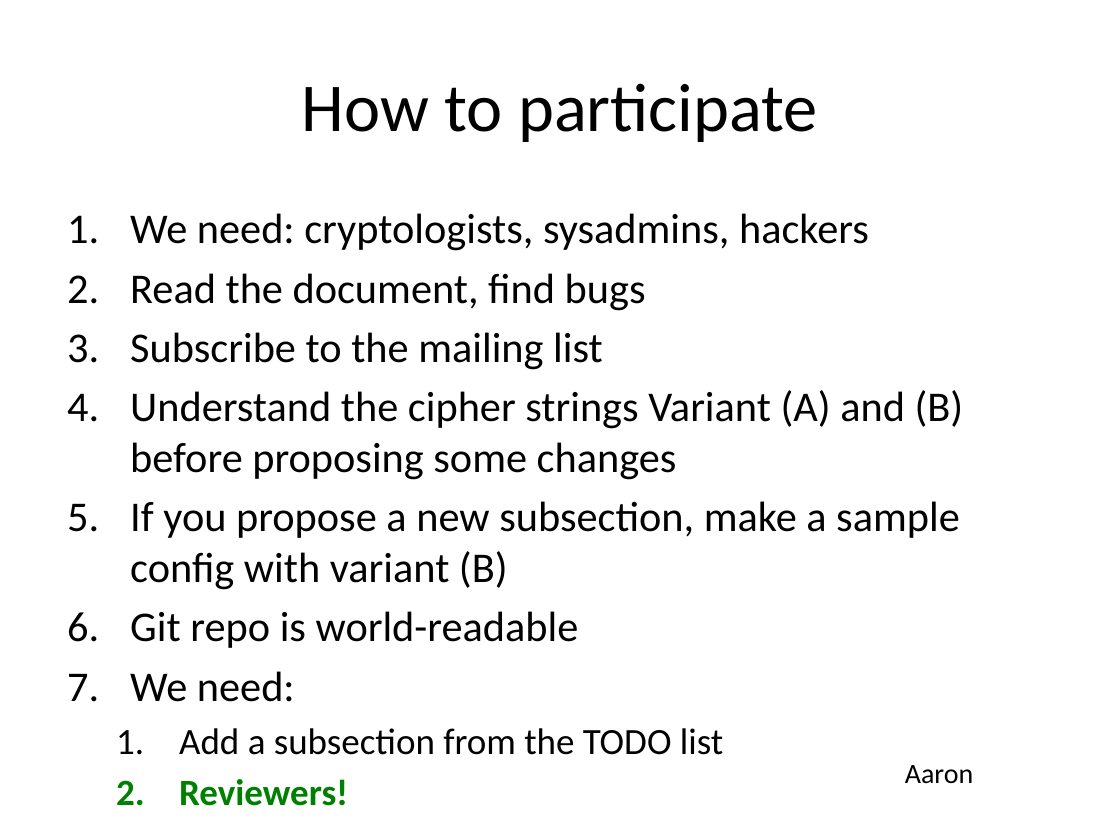
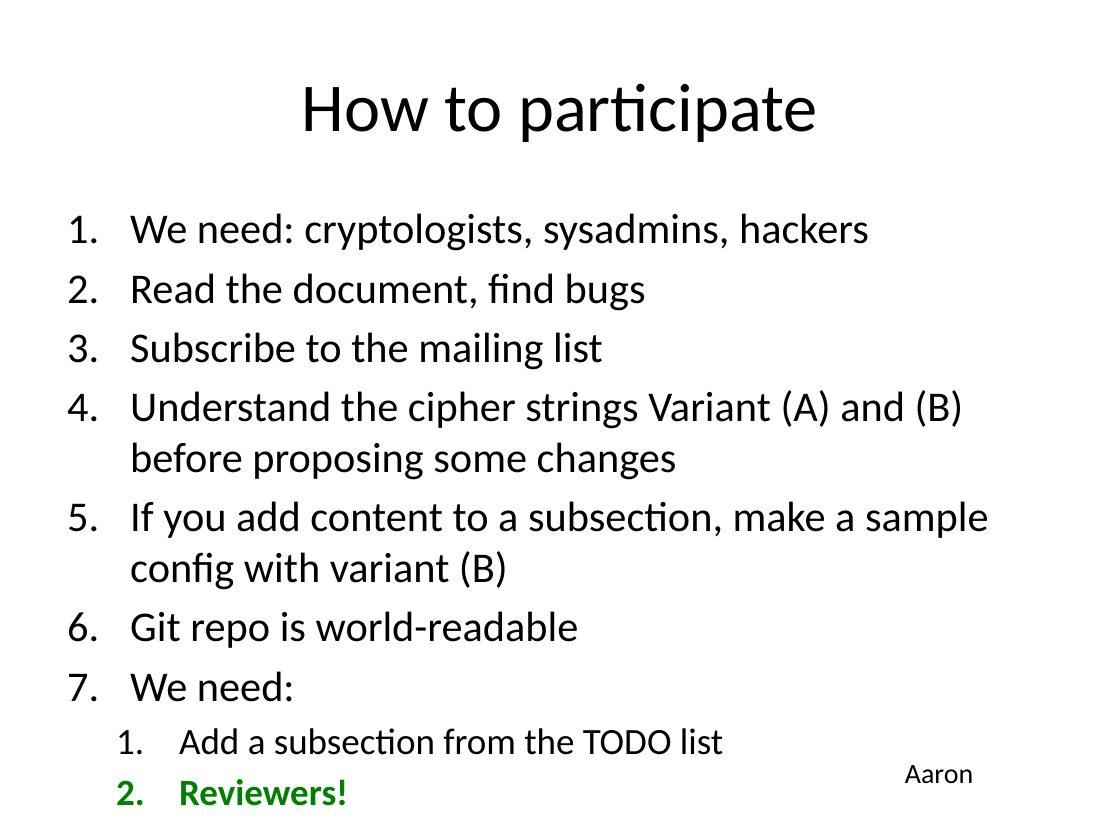
Before and after one commit to BetterCrypto/Applied-Crypto-Hardening, a slide deck: slide 41 of presentations/20131122-Deepsec-ACH project.pptx. Drawn at 1120x840 pixels with LibreOffice and Linux fonts; fonts in the diff are those of the drawing. Boxes give left, top, right and bottom in pixels: in the first picture for what was removed or moved away, otherwise in the second. Text is boxed around its words. In the diff, an @@ line names an element or a change of style, - is before the commit and + after.

```diff
--- a/presentations/20131122-Deepsec-ACH project.pptx
+++ b/presentations/20131122-Deepsec-ACH project.pptx
@@ text at (130,501,989,590): text changed @@
-5. If you propose a new subsection, make a sample config with variant (B)
+5. If you add content to a subsection, make a sample config with variant (B)
```
Also in this commit, not shown: 3 other slides changed.
